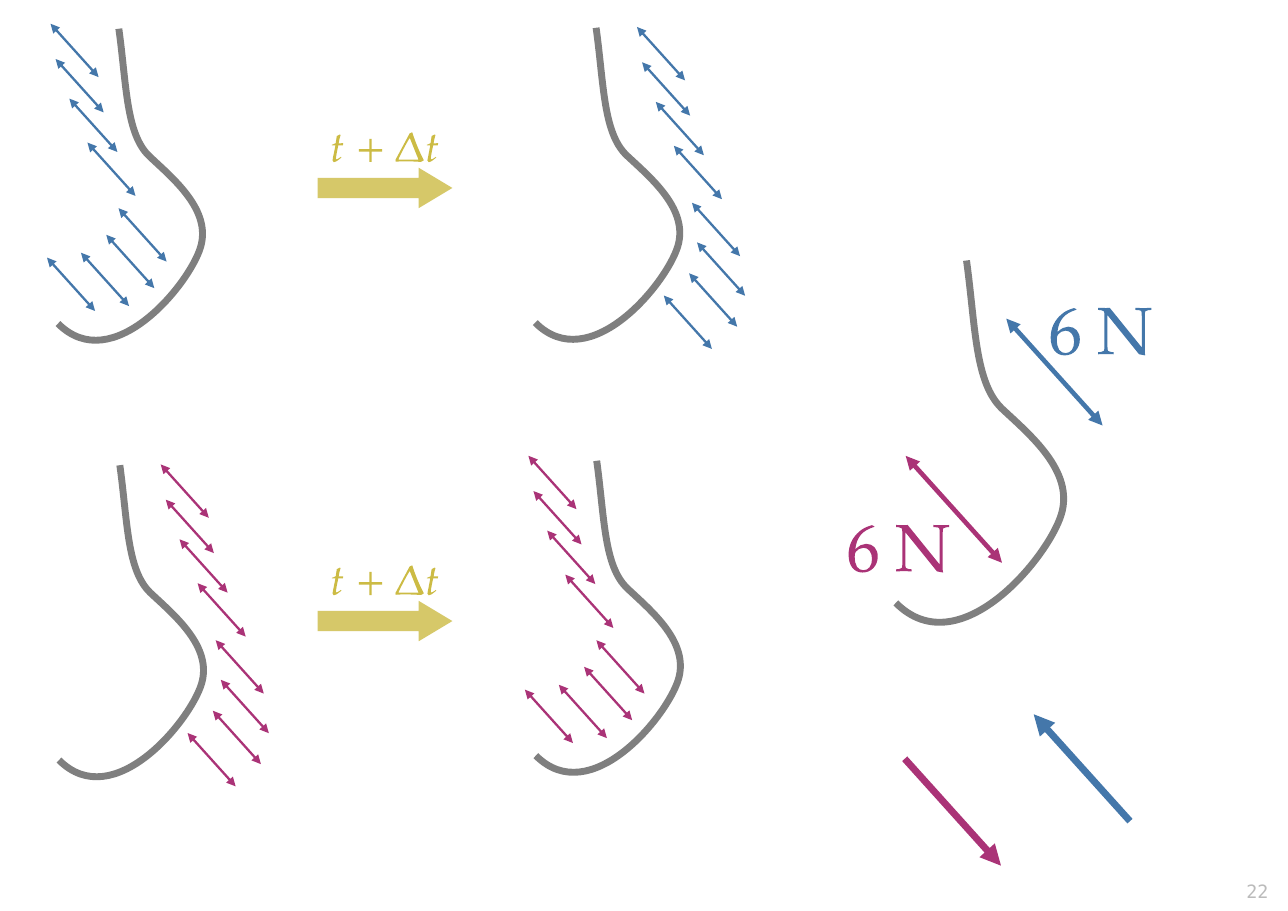
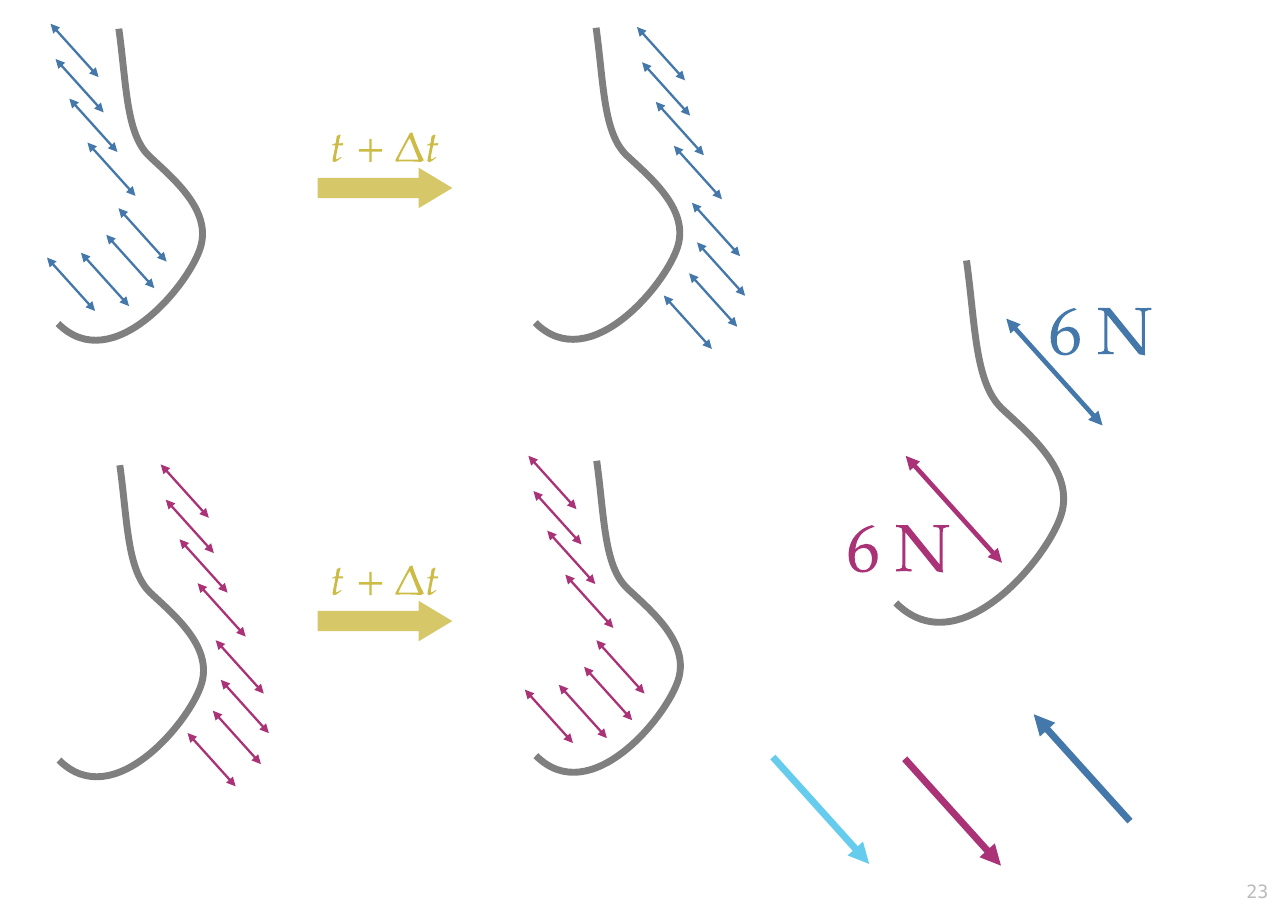
Before and after one commit to pglpm/7wonders, a slide deck: slide 23 of drawings.odp (slide 22 before the commit). Drawn at 1288x911 pixels with LibreOffice and Linux fonts; fonts in the diff are those of the drawing. Boxes give left, top, right and bottom in pixels: in the first picture for what was removed or moved away, otherwise in the second. Text is boxed around its words. In the diff, an @@ line names an element or a change of style, - is before the commit and + after.

```diff
--- a/drawings.odp
+++ b/drawings.odp
@@ arrow added from (773, 757) to (869, 864), #66CCEE 4.51 pt @@
@@ page number at box(1246, 884, 1268, 898): text changed @@
-22
+23
```
Also in this commit, not shown: 1 other slide changed, 2 slides added, 1 slide removed, 21 other files.
